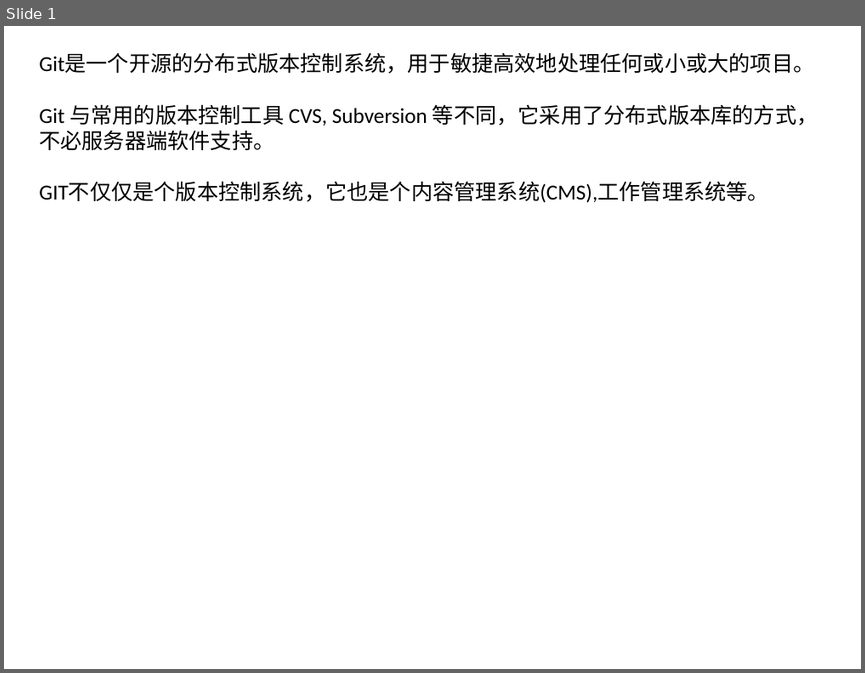
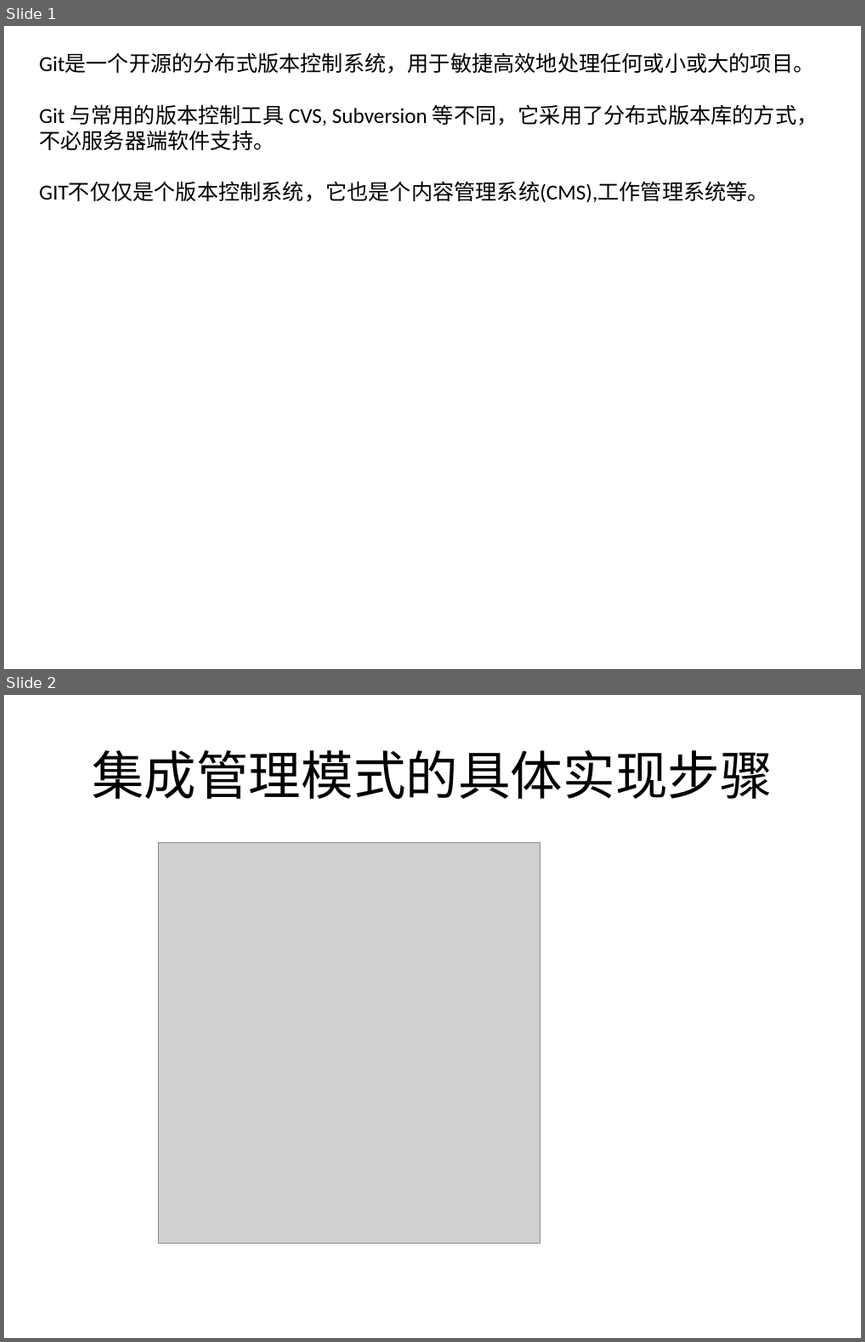
Before and after one commit to greenwonder/MyHtml5, a slide deck: GIT.pptx. Shown one above the other, each under a label of ours: slide 1 before the commit, slides 1 and 2 after it. The pictures are 865x673 and 865x1342 pixels, drawn with LibreOffice and Linux fonts; fonts in the diff are those of the drawing; grey boxes stand for pictures. Boxes give left, top, right and bottom in pixels: in the first picture for what was removed or moved away, otherwise in the second. Text is boxed around its words. In the diff, an @@ line names an element or a change of style, - is before the commit and + after.

```diff
--- a/GIT.pptx
+++ b/GIT.pptx
@@ slide 2 added at [4,695,861,1338], background #FFFFFF @@
@@ title added at [92,750,772,799], 44 pt, text #000000 @@
+集成管理模式的具体实现步骤
@@ picture added at [158,842,540,1242] @@
```
Also in this commit, not shown: 5 other slides added.
